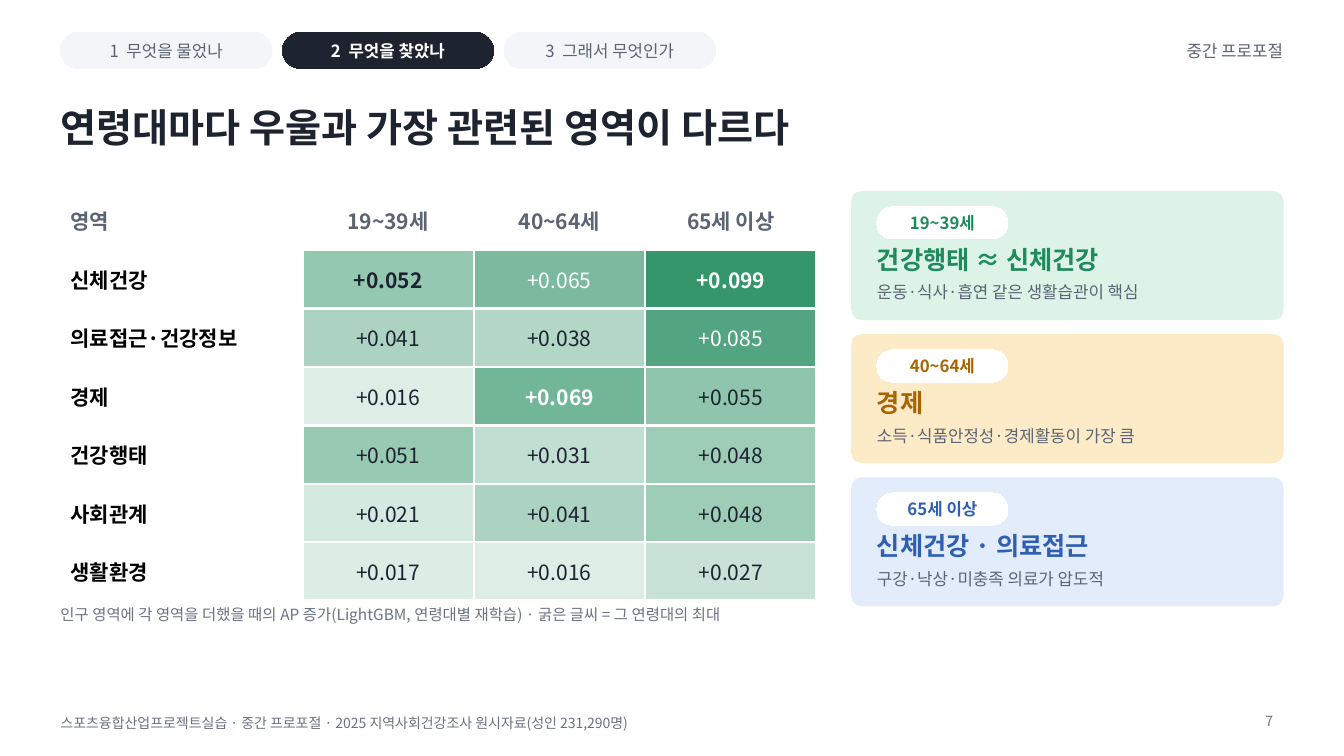
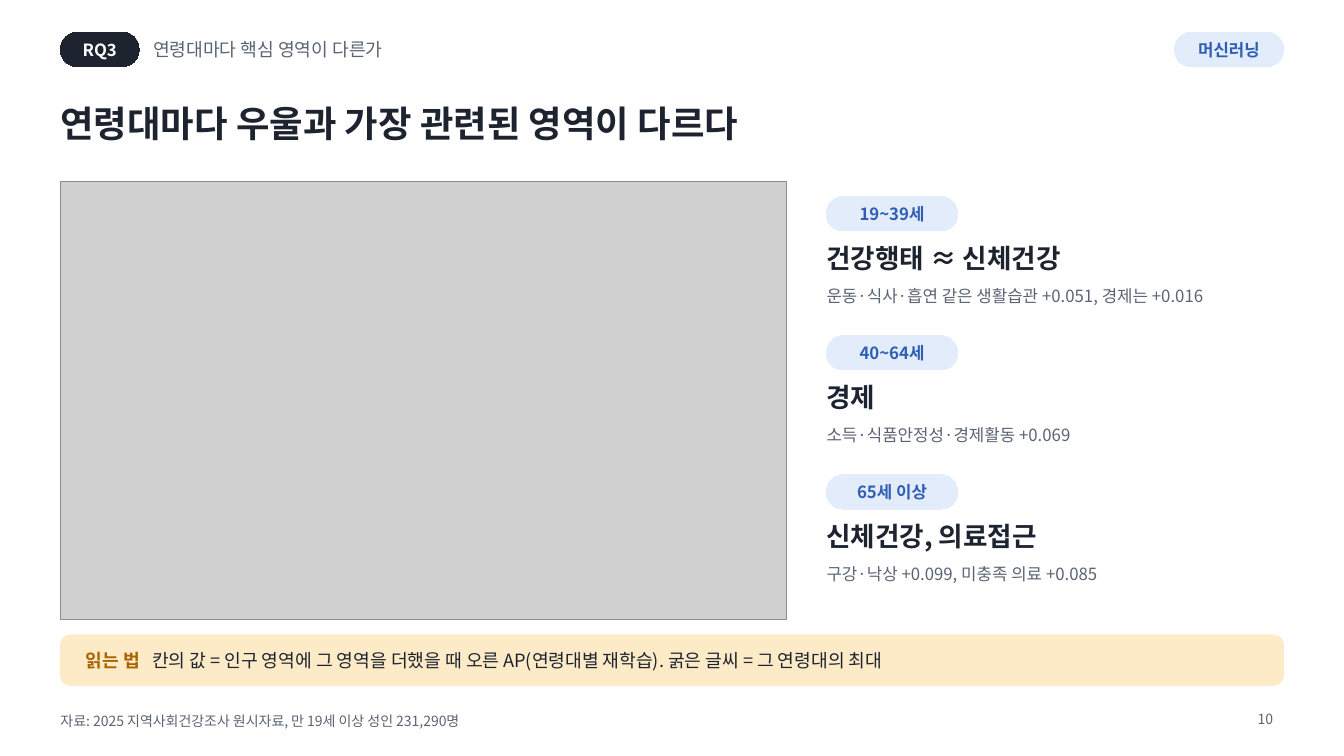
Before and after one commit to 202103116-stack/Depression_MultiDomain_Capstone, a slide deck: slide 10 of presentation/proposal_v2.pptx (slide 7 before the commit). Drawn at 1344x756 pixels with LibreOffice and Linux fonts; fonts in the diff are those of the drawing; grey boxes stand for pictures. Boxes give left, top, right and bottom in pixels: in the first picture for what was removed or moved away, otherwise in the second. Text is boxed around its words. In the diff, an @@ line names an element or a change of style, - is before the commit and + after.

```diff
--- a/presentation/proposal_v2.pptx
+++ b/presentation/proposal_v2.pptx
@@ rounded rectangle removed at bbox=[60, 32, 272, 69] @@
-1 무엇을 물었나
@@ rounded rectangle added at bbox=[60, 32, 139, 67], fill #1D2430, outline #1D2430 0.75 pt, 12 pt, text #FFFFFF, bold @@
+RQ3
@@ text added at bbox=[153, 41, 382, 58], 13 pt, text #5B6472 @@
+연령대마다 핵심 영역이 다른가
@@ rounded rectangle removed at bbox=[282, 32, 494, 69] @@
-2 무엇을 찾았나
@@ rounded rectangle removed at bbox=[504, 32, 716, 69] @@
-3 그래서 무엇인가
@@ rounded rectangle added at bbox=[1175, 32, 1284, 67], fill #E3ECFB, outline #E3ECFB 0.75 pt, 12 pt, text #2F5FB3, bold @@
+머신러닝
@@ text removed at bbox=[1187, 43, 1283, 59] @@
-중간 프로포절
@@ title "연령대마다 우울과 가장 관련된 영역이 ..." at bbox=[60, 106, 737, 141]: size 28 to 26 pt @@
@@ table removed at bbox=[60, 192, 817, 586], 7 rows, 4 columns @@
-영역 | 19~39세 | 40~64세 | 65세 이상
-신체건강 | +0.052 | +0.065 | +0.099
-의료접근·건강정보 | +0.041 | +0.038 | +0.085
-경제 | +0.016 | +0.069 | +0.055
-건강행태 | +0.051 | +0.031 | +0.048
-사회관계 | +0.021 | +0.041 | +0.048
-생활환경 | +0.017 | +0.016 | +0.027
@@ picture added at bbox=[60, 181, 786, 620] @@
@@ rounded rectangle "19~39세": place and size @@
-rounded rectangle "19~39세" at bbox=[877, 207, 1008, 239]
+rounded rectangle "19~39세" at bbox=[827, 197, 958, 231]
@@ rounded rectangle "19~39세" at bbox=[827, 197, 958, 231]: text colour #1F8A5B to #2F5FB3; fill #FFFFFF to #E3ECFB; outline #FFFFFF 0.75 pt to #E3ECFB 0.75 pt; proportions changed @@
@@ rounded rectangle removed at bbox=[852, 192, 1284, 320] @@
@@ text "건강행태 ≈ 신체건강": place and size @@
-text "건강행태 ≈ 신체건강" at bbox=[877, 248, 1099, 272]
+text "건강행태 ≈ 신체건강" at bbox=[827, 245, 1061, 271]
@@ text "건강행태 ≈ 신체건강" at bbox=[827, 245, 1061, 271]: size 18 to 19 pt, text colour #1F8A5B to #1D2430 @@
@@ text at bbox=[827, 288, 1203, 305]: text changed @@
-운동·식사·흡연 같은 생활습관이 핵심
+운동·식사·흡연 같은 생활습관 +0.051, 경제는 +0.016
@@ rounded rectangle "40~64세": place and size @@
-rounded rectangle "40~64세" at bbox=[877, 350, 1008, 382]
+rounded rectangle "40~64세" at bbox=[827, 336, 958, 370]
@@ rounded rectangle "40~64세" at bbox=[827, 336, 958, 370]: text colour #A86400 to #2F5FB3; fill #FFFFFF to #E3ECFB; outline #FFFFFF 0.75 pt to #E3ECFB 0.75 pt; proportions changed @@
@@ rounded rectangle removed at bbox=[852, 335, 1284, 463] @@
@@ text "경제": place and size @@
-text "경제" at bbox=[877, 391, 923, 415]
+text "경제" at bbox=[827, 384, 876, 410]
@@ text "경제" at bbox=[827, 384, 876, 410]: size 18 to 19 pt, text colour #A86400 to #1D2430 @@
@@ text at bbox=[827, 427, 1070, 443]: text changed @@
-소득·식품안정성·경제활동이 가장 큼
+소득·식품안정성·경제활동 +0.069
@@ rounded rectangle "65세 이상": place and size @@
-rounded rectangle "65세 이상" at bbox=[877, 493, 1008, 525]
+rounded rectangle "65세 이상" at bbox=[827, 475, 958, 509]
@@ rounded rectangle "65세 이상" at bbox=[827, 475, 958, 509]: fill #FFFFFF to #E3ECFB; outline #FFFFFF 0.75 pt to #E3ECFB 0.75 pt; proportions changed @@
@@ rounded rectangle removed at bbox=[852, 478, 1284, 606] @@
@@ text at bbox=[827, 523, 1037, 552]: text changed; size 18 to 19 pt; text colour #2F5FB3 to #1D2430 @@
-신체건강 · 의료접근
+신체건강, 의료접근
@@ text at bbox=[827, 566, 1097, 583]: text changed @@
-구강·낙상·미충족 의료가 압도적
+구강·낙상 +0.099, 미충족 의료 +0.085
@@ rounded rectangle added at bbox=[60, 635, 1284, 686], fill #FDEBC8, outline #FDEBC8 0.75 pt @@
@@ text at bbox=[86, 651, 882, 671]: text changed; size 11 to 13 pt; text colour #6B7280 to #1D2430 @@
-인구 영역에 각 영역을 더했을 때의 AP 증가(LightGBM, 연령대별 재학습) · 굵은 글씨 = 그 연령대의 최대
+읽는 법 칸의 값 = 인구 영역에 그 영역을 더했을 때 오른 AP(연령대별 재학습). 굵은 글씨 = 그 연령대의 최대
@@ text "읽는 법 칸의 값 = ..." at bbox=[86, 651, 882, 671]: vertical alignment top to middle @@
@@ text at bbox=[60, 714, 459, 729]: text changed; text colour #6B7280 to #5B6472 @@
-스포츠융합산업프로젝트실습 · 중간 프로포절 · 2025 지역사회건강조사 원시자료(성인 231,290명)
+자료: 2025 지역사회건강조사 원시자료, 만 19세 이상 성인 231,290명
@@ page number added at bbox=[1258, 713, 1274, 724], 10 pt, text #5B6472 @@
+10
@@ page number removed at bbox=[1265, 716, 1273, 726] @@
-7
```
Also in this commit, not shown: 12 other slides changed, 7 slides added, 4 slides removed, 11 other files.
